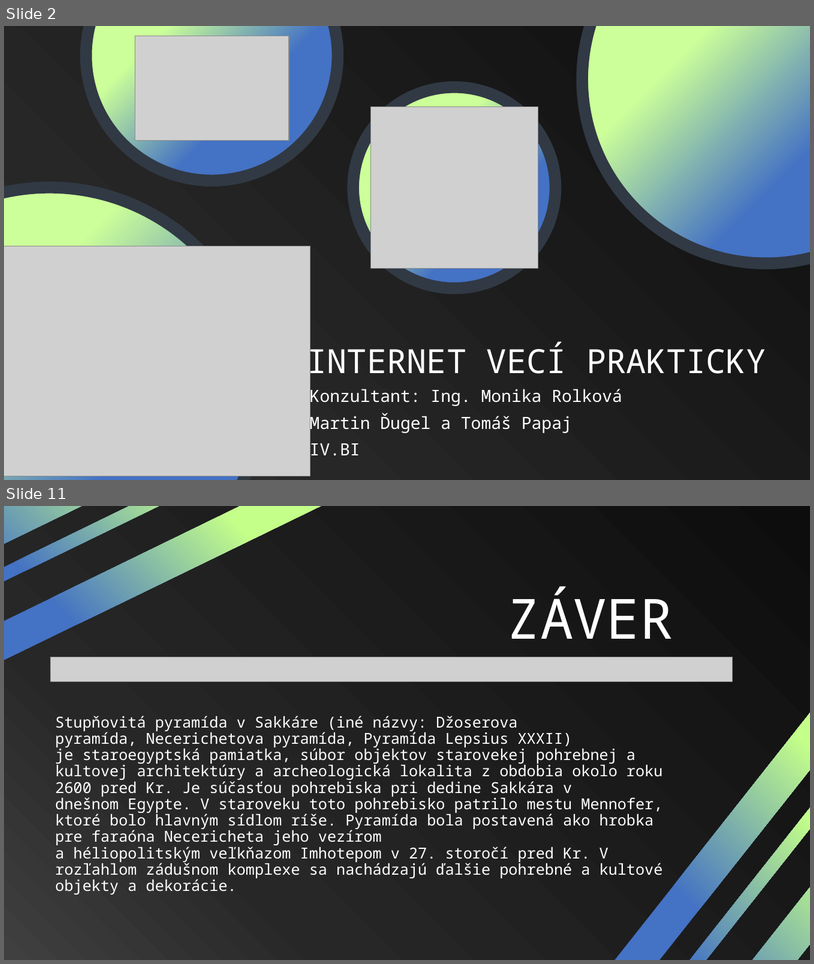
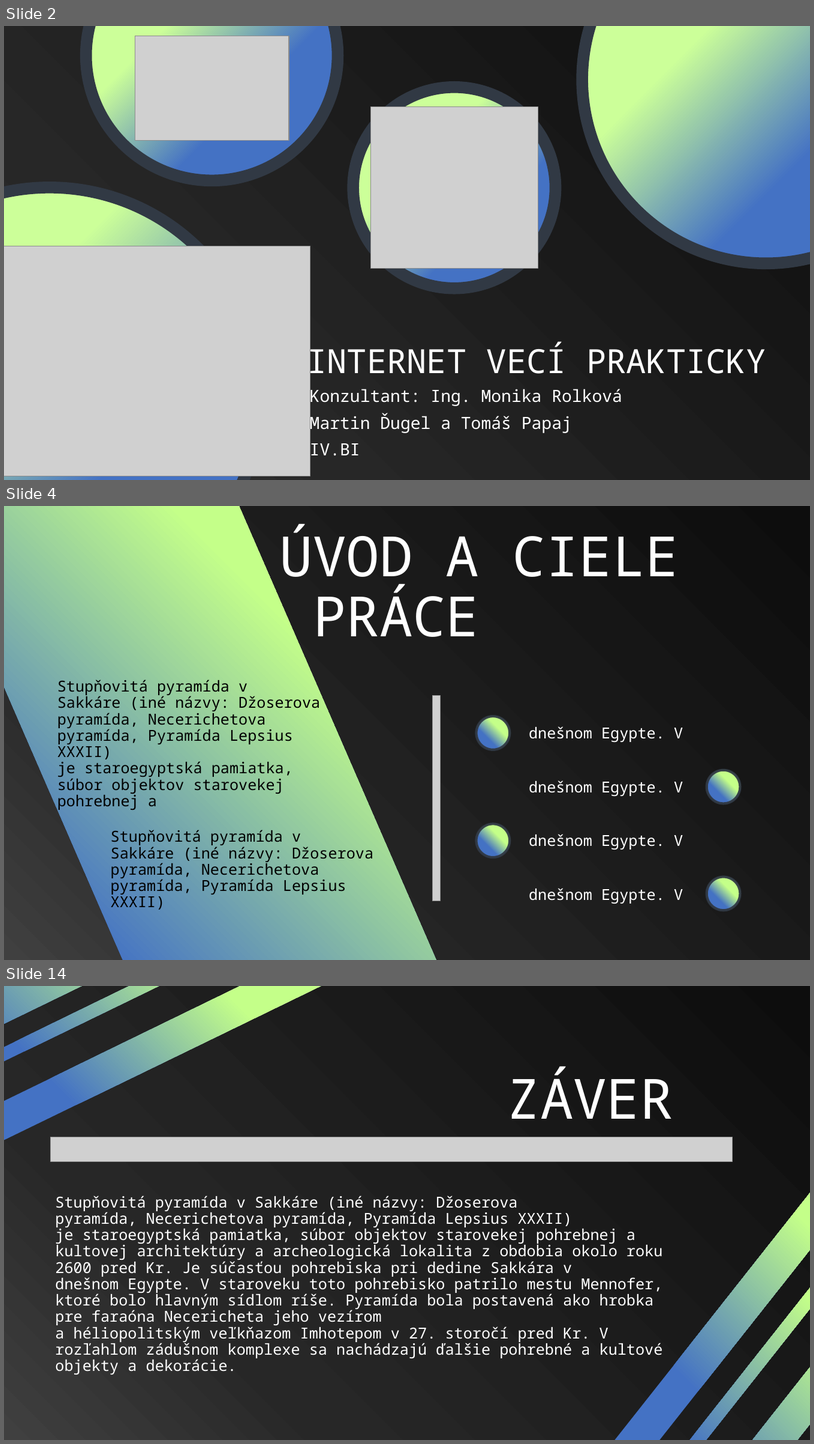
Before and after one commit to Moriacik/SOC, a slide deck: prezentácia-finálna-v2.pptx. Shown one above the other, each under a label of ours: slides 2 and 11 before the commit, slides 2, 4 and 14 after it; the slides between them are not shown. The pictures are 814x964 and 814x1444 pixels, drawn with LibreOffice and Linux fonts; fonts in the diff are those of the drawing; grey boxes stand for pictures. Boxes give left, top, right and bottom in pixels: in the first picture for what was removed or moved away, otherwise in the second. Text is boxed around its words. In the diff, an @@ line names an element or a change of style, - is before the commit and + after.

```diff
--- a/prezentácia-finálna-v2.pptx
+++ b/prezentácia-finálna-v2.pptx
@@ slide 4 added at bbox=[4, 506, 810, 960], background #FFFFFF @@
@@ rectangle added at bbox=[4, 506, 810, 960], fill gradient #0D0D0D to #272727 to #404040 @@
@@ rectangle added at bbox=[4, 506, 533, 960], fill gradient #C4FF89 to #4472C4 @@
@@ text added at bbox=[280, 525, 679, 637], 66 pt, text #FFFFFF @@
+ÚVOD A CIELE
+PRÁCE
@@ text added at bbox=[57, 679, 320, 810], 18 pt, text #000000 @@
+Stupňovitá pyramída v Sakkáre (iné názvy: Džoserova pyramída, Necerichetova pyramída, Pyramída Lepsius XXXII) je staroegyptská pamiatka, súbor objektov starovekej pohrebnej a
@@ picture added at bbox=[432, 695, 440, 901] @@
@@ ellipse added at bbox=[476, 716, 510, 749], fill gradient #C4FF89 to #4472C4, outline #313944 3 pt @@
@@ text added at bbox=[529, 726, 683, 742], 18 pt, text #FFFFFF @@
+dnešnom Egypte. V
@@ ellipse added at bbox=[707, 770, 740, 803], fill gradient #C4FF89 to #4472C4, outline #313944 3 pt @@
@@ text added at bbox=[529, 780, 683, 796], 18 pt, text #FFFFFF @@
+dnešnom Egypte. V
@@ text added at bbox=[111, 829, 374, 909], 18 pt, text #000000 @@
+Stupňovitá pyramída v Sakkáre (iné názvy: Džoserova pyramída, Necerichetova pyramída, Pyramída Lepsius XXXII)
@@ ellipse added at bbox=[476, 823, 510, 857], fill gradient #C4FF89 to #4472C4, outline #313944 3 pt @@
@@ text added at bbox=[529, 834, 683, 849], 18 pt, text #FFFFFF @@
+dnešnom Egypte. V
@@ ellipse added at bbox=[707, 877, 740, 910], fill gradient #C4FF89 to #4472C4, outline #313944 3 pt @@
@@ text added at bbox=[529, 888, 683, 903], 18 pt, text #FFFFFF @@
+dnešnom Egypte. V
@@ what was slide 11 is now slide 14 @@
```
Also in this commit, not shown: 3 slides changed, 7 other slides added, 4 slides removed.
